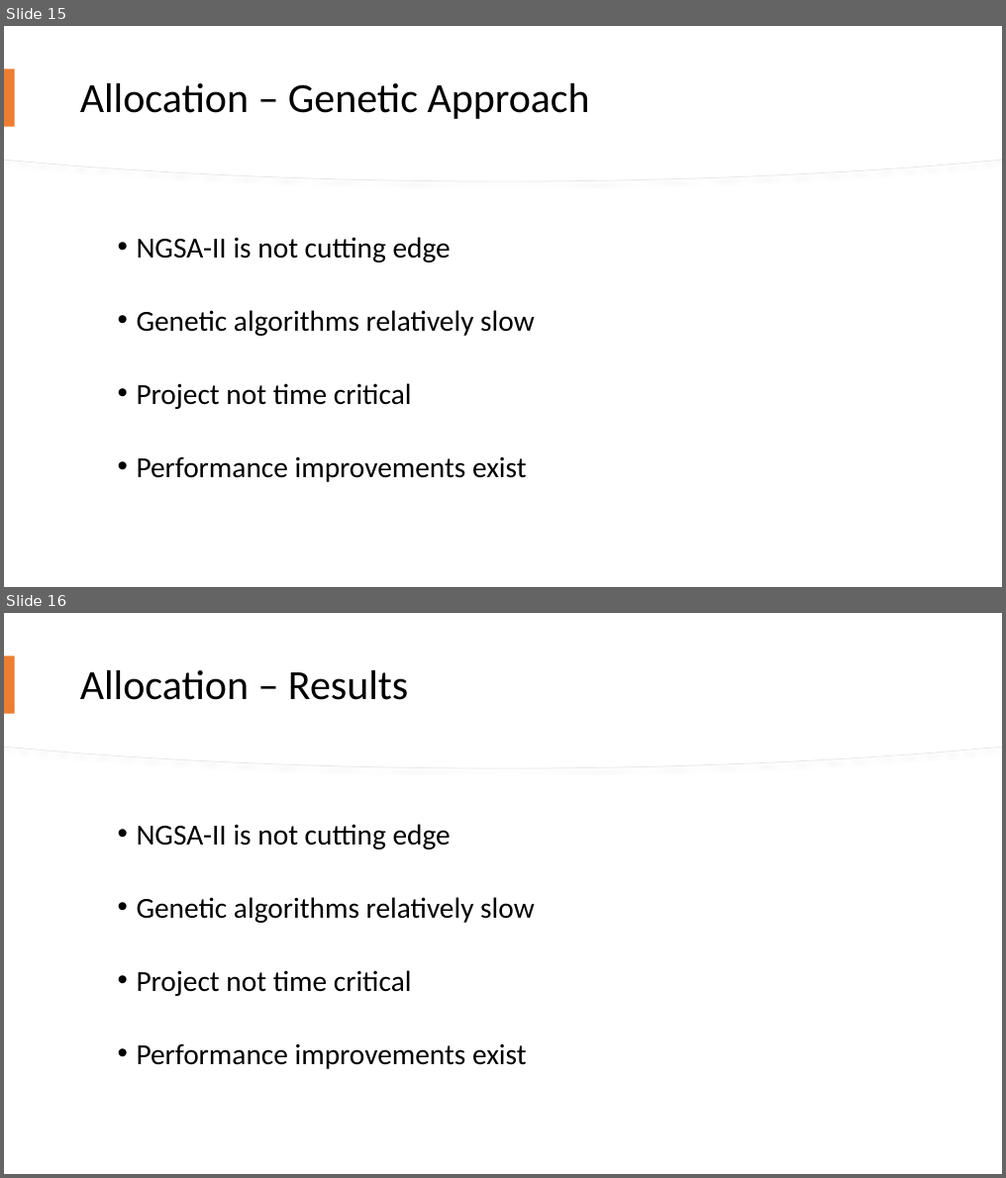
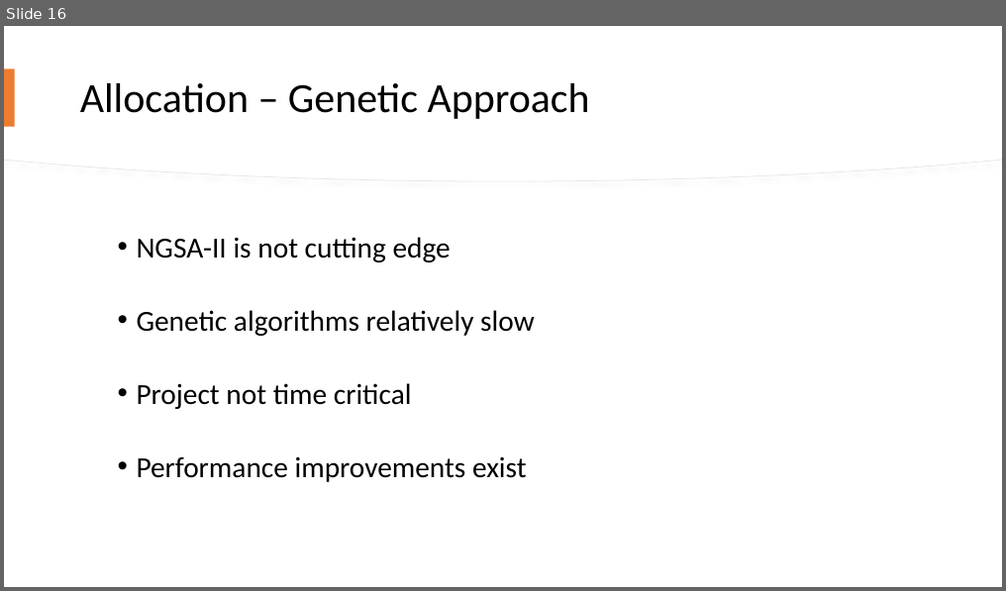
Before and after one commit to james-a-page/CS310Project, a slide deck: Documents/Presentation/PresentationV2.pptx. Shown one above the other, each under a label of ours: slides 15 and 16 before the commit, slide 16 after it. The pictures are 1006x1178 and 1006x591 pixels, drawn with LibreOffice and Linux fonts; fonts in the diff are those of the drawing. Boxes give left, top, right and bottom in pixels: in the first picture for what was removed or moved away, otherwise in the second. Text is boxed around its words. In the diff, an @@ line names an element or a change of style, - is before the commit and + after.

```diff
--- a/Documents/Presentation/PresentationV2.pptx
+++ b/Documents/Presentation/PresentationV2.pptx
@@ slide 16 removed at bbox=[4, 613, 1002, 1174], background #FFFFFF @@
@@ freeform shape removed at bbox=[4, 613, 1002, 768] @@
@@ freeform shape removed at bbox=[4, 613, 1002, 768] @@
@@ rectangle removed at bbox=[4, 656, 15, 713] @@
@@ title removed at bbox=[80, 670, 408, 700] @@
-Allocation – Results
@@ text removed at bbox=[137, 824, 535, 1069] @@
-  • NGSA-II is not cutting edge
-  • Genetic algorithms relatively slow
-  • Project not time critical
-  • Performance improvements exist
@@ what was slide 15 is now slide 16 @@
```
Also in this commit, not shown: 1 slide changed, 4 slides added, 4 other files.
